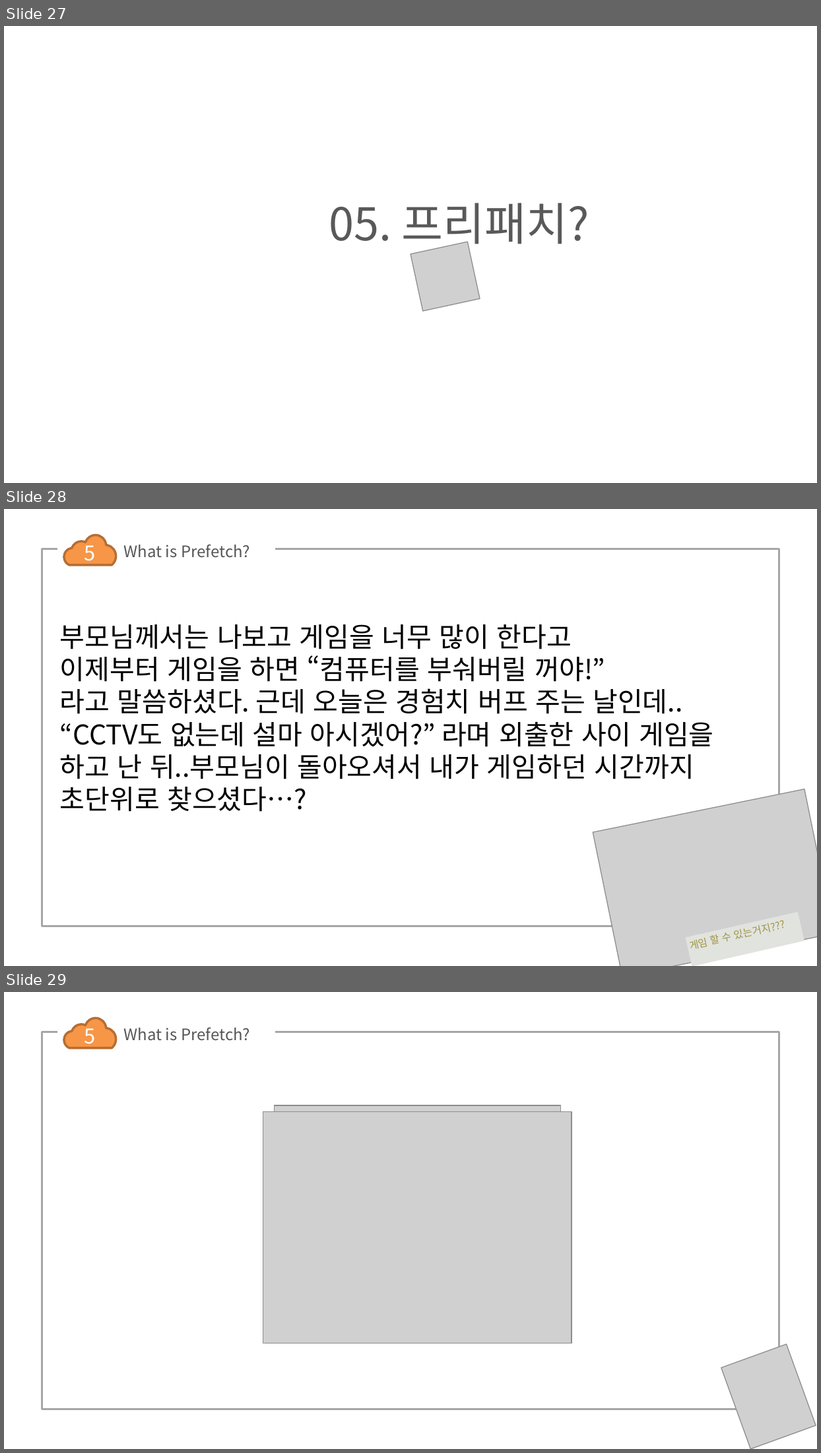
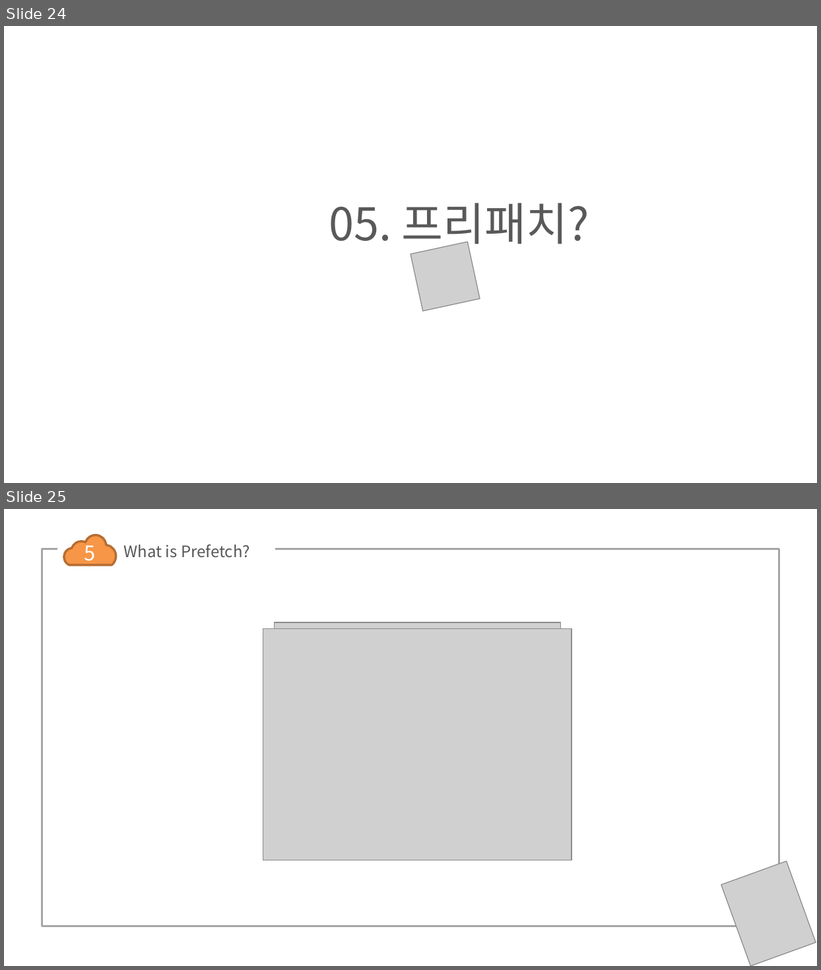
Before and after one commit to cokia/CodeGate2018_Junior_security_forum, a slide deck: [최종]2018-코드게이트-한우영.pptx. Shown one above the other, each under a label of ours: slides 27, 28 and 29 before the commit, slides 24 and 25 after it. The pictures are 821x1453 and 821x970 pixels, drawn with LibreOffice and Linux fonts; fonts in the diff are those of the drawing; grey boxes stand for pictures; background and template pictures are left out. Boxes give left, top, right and bottom in pixels: in the first picture for what was removed or moved away, otherwise in the second. Text is boxed around its words. In the diff, an @@ line names an element or a change of style, - is before the commit and + after.

```diff
--- a/[최종]2018-코드게이트-한우영.pptx
+++ b/[최종]2018-코드게이트-한우영.pptx
@@ slide 28 removed at (4,509,817,966), background picture (left out) @@
@@ rectangle removed at (59,541,275,569) @@
@@ freeform shape removed at (64,535,116,565) @@
@@ text removed at (84,540,95,566) @@
-5
@@ text removed at (124,544,250,558) @@
-What is Prefetch?
@@ rectangle removed at (42,549,780,926) @@
@@ text removed at (60,625,714,812) @@
-부모님께서는 나보고 게임을 너무 많이 한다고
-이제부터 게임을 하면 “컴퓨터를 부숴버릴 꺼야!”
-라고 말씀하셨다. 근데 오늘은 경험치 버프 주는 날인데..
-“CCTV도 없는데 설마 아시겠어?” 라며 외출한 사이 게임을
-하고 난 뒤..부모님이 돌아오셔서 내가 게임하던 시간까지
-초단위로 찾으셨다…?
@@ picture removed at (593,789,817,966) @@
@@ rectangle removed at (685,912,805,966) @@
@@ text removed at (690,925,762,949) @@
-게임 할 수 있는거지???
@@ what was slide 27 is now slide 24 @@
@@ what was slide 29 is now slide 25 @@
```
Also in this commit, not shown: 3 other slides removed, 1 other file.
